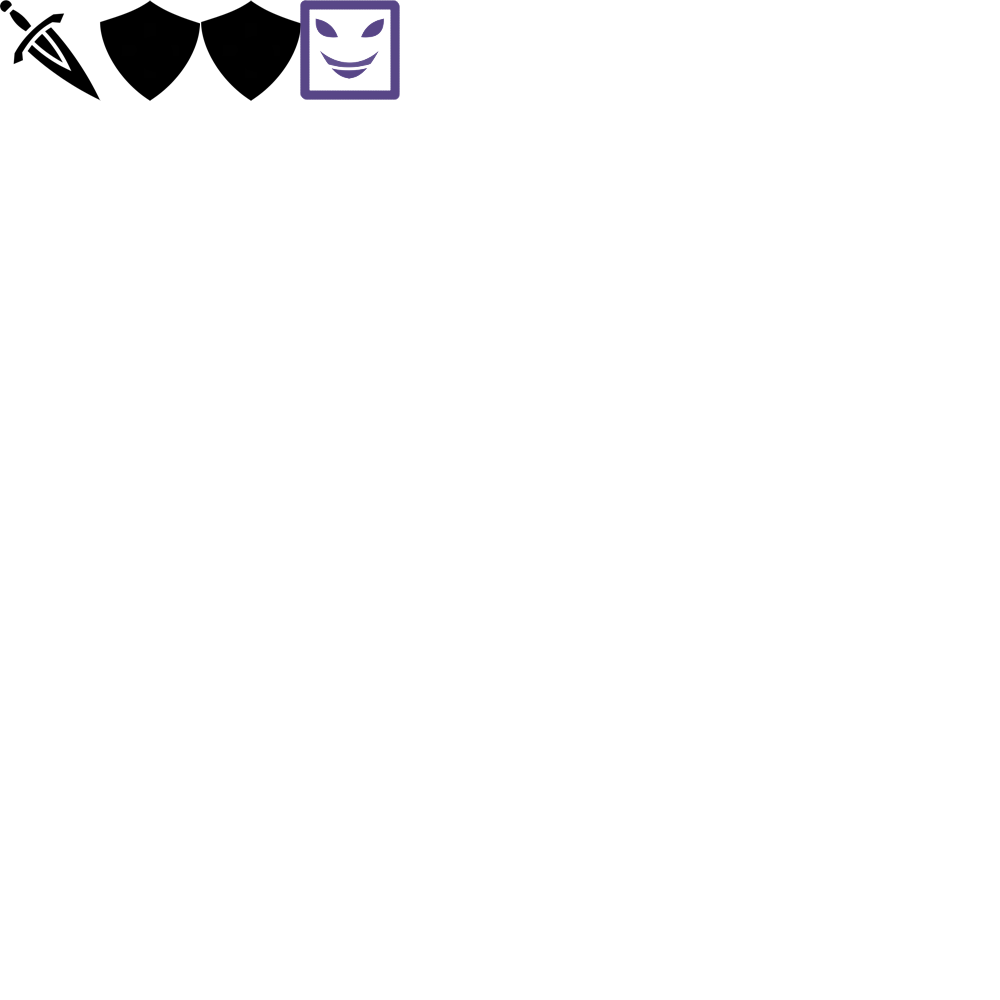
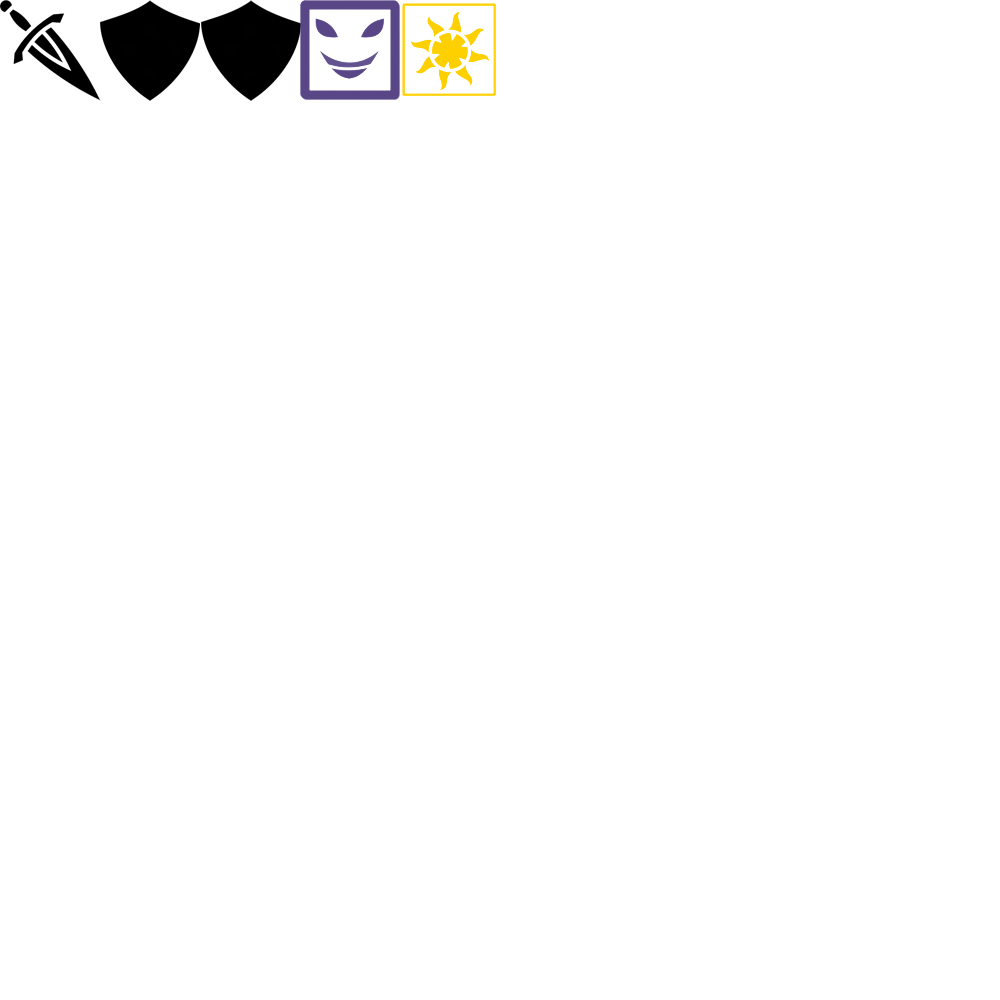
Before/after of a (1000, 1000) layered artwork. What changed in the layer stack:
added layer "sun.png" above "sly.png" over [402, 3, 497, 97]
painted on "sly.png" over [402, 3, 473, 97]
